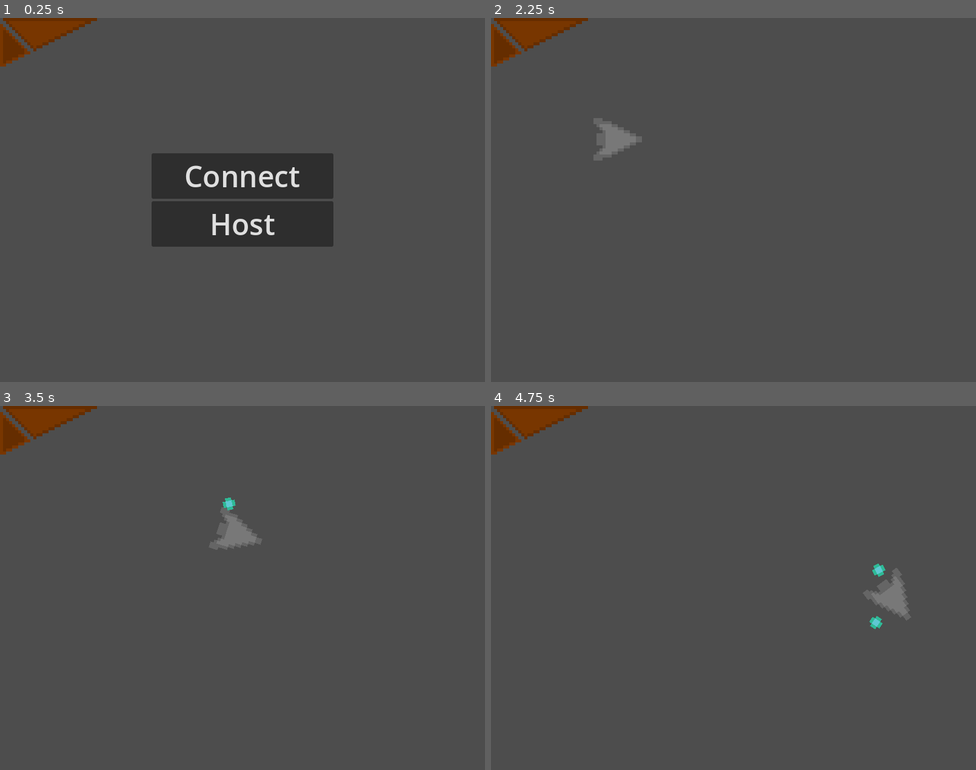
Above: before the commit, frames 1-4 (two rows, left to right).
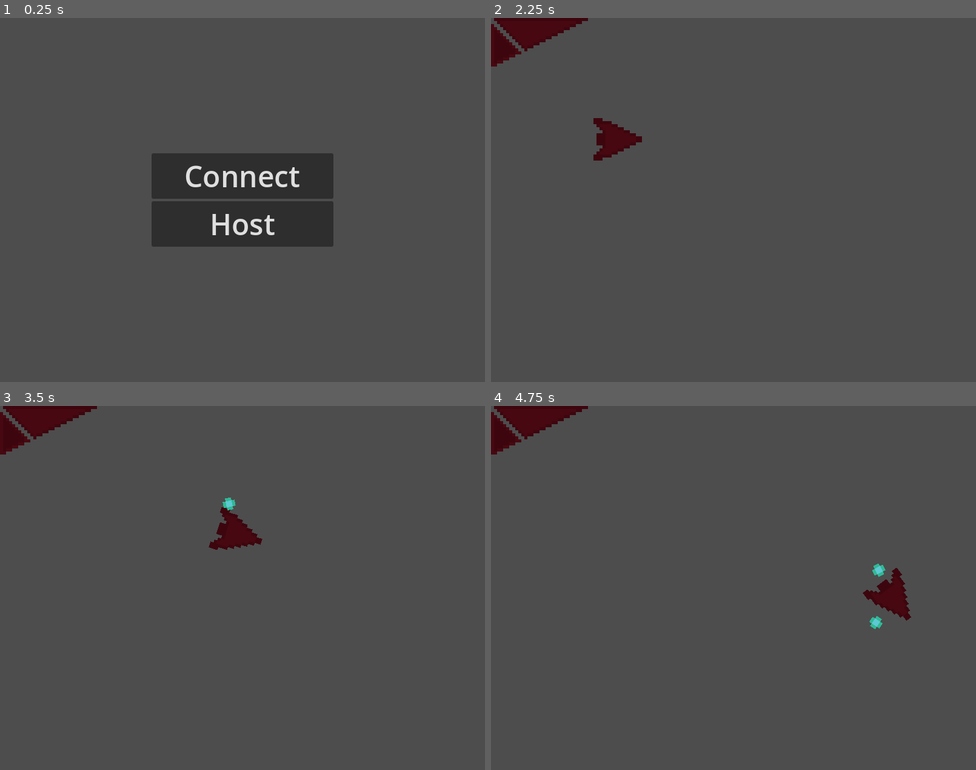
Above: after the commit, the same moments.

Repository: DeveloperMan313/godot-galactic-carnage
Game: Godot game, scene res://scenes/main.tscn
Two runs of this game, one before a commit and one after it. Both use one fixed random seed, a clock stepped at 60 frames per second and the inputs below. Before the commit the project starts from res://scenes/root.tscn.
Inputs (mouse positions are in pixels of both pictures, inside the frame that each line leads up to):
- Up to frame 1 (0.25 s): no input
- Up to frame 2 (2.25 s): tap Enter at 0.5 s; move the mouse to (840, 181) at 0.52 s; click (840, 181) at 0.67 s; click "Host" at 1.25 s; click "Host" at 2 s
- Up to frame 3 (3.5 s): move the mouse to (145, 606) at 2.77 s; click (145, 606) at 2.92 s
- Up to frame 4 (4.75 s): move the mouse to (782, 507) at 3.52 s; click (782, 507) at 3.67 s; move the mouse to (709, 660) at 4.27 s; click (709, 660) at 4.42 s

The runs differ from the first frame. In frame 1, 1.3% of the frame differs, in the area x 0-20%, y 0-14%; in frame 2, 1.9%, in the area x 0-32%, y 0-40%; in frame 3, 1.9%; in frame 4, 1.9%.

Commit message:
Make player controller work, colorize player, add simple anticheat

Diff:
--- a/project.godot
+++ b/project.godot
@@ -11,7 +11,7 @@
 [application]
 
 config/name="Galactic Carnage"
-run/main_scene="res://scenes/root.tscn"
+run/main_scene="res://scenes/main.tscn"
 config/features=PackedStringArray("4.2", "Mobile")
 config/icon="res://assets/icon.svg"
 
--- a/resources/materials/colorize.tres
+++ b/resources/materials/colorize.tres
@@ -1,7 +1,8 @@
-[gd_resource type="ShaderMaterial" load_steps=2 format=3 uid="uid://qn4avlyrnfiw"]
+[gd_resource type="ShaderMaterial" load_steps=2 format=3 uid="uid://dswv18hotsuba"]
 
 [ext_resource type="Shader" path="res://resources/materials/colorize.gdshader" id="1_su0a6"]
 
 [resource]
+resource_local_to_scene = true
 shader = ExtResource("1_su0a6")
 shader_parameter/color = Color(1, 1, 1, 1)
--- a/scenes/controllers/player_controller.tscn
+++ b/scenes/controllers/player_controller.tscn
@@ -14,6 +14,8 @@
 points = PackedVector2Array(-16, -6, -16, 8, -6.5, 3.5)
 
 [node name="PlayerController" type="Control"]
+visible = false
+material = ExtResource("1_k8bmd")
 layout_mode = 3
 anchors_preset = 15
 anchor_right = 1.0
@@ -24,7 +26,7 @@
 grow_vertical = 2
 script = ExtResource("1_pcyp0")
 
-[node name="ButtonMove" type="TouchScreenButton" parent="."]
+[node name="ButtonRotate" type="TouchScreenButton" parent="."]
 material = ExtResource("1_k8bmd")
 scale = Vector2(5, 5)
 texture_normal = ExtResource("1_56ywd")
@@ -37,3 +39,7 @@
 texture_normal = ExtResource("3_4ae4a")
 texture_pressed = ExtResource("4_kipbn")
 shape = SubResource("ConvexPolygonShape2D_1ji4m")
+
+[connection signal="pressed" from="ButtonRotate" to="." method="_on_button_rotate_pressed"]
+[connection signal="released" from="ButtonRotate" to="." method="_on_button_rotate_released"]
+[connection signal="pressed" from="ButtonShoot" to="." method="_on_button_shoot_pressed"]
--- a/scenes/root.tscn
+++ b/scenes/main.tscn
@@ -1,17 +1,39 @@
-[gd_scene load_steps=6 format=3 uid="uid://b7xwpb6f867lh"]
+[gd_scene load_steps=12 format=3 uid="uid://b7xwpb6f867lh"]
 
-[ext_resource type="PackedScene" uid="uid://pavgwd0djbid" path="res://scenes/controllers/network.tscn" id="1_j17lp"]
-[ext_resource type="Script" path="res://scripts/network.gd" id="2_8vb07"]
-[ext_resource type="PackedScene" uid="uid://dvxmsq43qax2l" path="res://scenes/controllers/player_controller.tscn" id="2_tg68u"]
-[ext_resource type="Script" path="res://scripts/ui_multiplayer.gd" id="3_7biaq"]
-[ext_resource type="PackedScene" uid="uid://drijtvn1ctpuw" path="res://scenes/objects/room.tscn" id="4_osgil"]
+[ext_resource type="Script" path="res://scripts/ui_multiplayer.gd" id="1_sb7dd"]
+[ext_resource type="Script" path="res://scripts/ui_player_controllers.gd" id="2_eu5xc"]
+[ext_resource type="PackedScene" uid="uid://dvxmsq43qax2l" path="res://scenes/controllers/player_controller.tscn" id="3_e3aig"]
+[ext_resource type="Shader" path="res://resources/materials/colorize.gdshader" id="4_3peqe"]
+[ext_resource type="PackedScene" uid="uid://pavgwd0djbid" path="res://scenes/controllers/network.tscn" id="4_4fkbw"]
+[ext_resource type="Script" path="res://scripts/network.gd" id="5_ol7es"]
+[ext_resource type="PackedScene" uid="uid://drijtvn1ctpuw" path="res://scenes/objects/room.tscn" id="6_ab8qd"]
 
-[node name="Root" type="Node"]
+[sub_resource type="ShaderMaterial" id="ShaderMaterial_syorq"]
+resource_local_to_scene = true
+shader = ExtResource("4_3peqe")
+shader_parameter/color = Color(1, 1, 1, 1)
+
+[sub_resource type="ShaderMaterial" id="ShaderMaterial_j1woc"]
+resource_local_to_scene = true
+shader = ExtResource("4_3peqe")
+shader_parameter/color = Color(1, 1, 1, 1)
+
+[sub_resource type="ShaderMaterial" id="ShaderMaterial_ulw8c"]
+resource_local_to_scene = true
+shader = ExtResource("4_3peqe")
+shader_parameter/color = Color(1, 1, 1, 1)
+
+[sub_resource type="ShaderMaterial" id="ShaderMaterial_bsv26"]
+resource_local_to_scene = true
+shader = ExtResource("4_3peqe")
+shader_parameter/color = Color(1, 1, 1, 1)
+
+[node name="Main" type="Node"]
 
 [node name="UI" type="Node" parent="."]
 
 [node name="Multiplayer" type="Node" parent="UI"]
-script = ExtResource("3_7biaq")
+script = ExtResource("1_sb7dd")
 
 [node name="OptionMenu" type="VBoxContainer" parent="UI/Multiplayer"]
 visible = false
@@ -108,13 +130,36 @@
 theme_override_font_sizes/font_size = 48
 text = "Back"
 
-[node name="PlayerController" parent="UI" instance=ExtResource("2_tg68u")]
-color = Color(1, 0.45098, 0, 1)
+[node name="PlayerControllers" type="Node" parent="UI"]
+script = ExtResource("2_eu5xc")
 
-[node name="Network" parent="." instance=ExtResource("1_j17lp")]
-script = ExtResource("2_8vb07")
+[node name="Controller0" parent="UI/PlayerControllers" instance=ExtResource("3_e3aig")]
+material = SubResource("ShaderMaterial_syorq")
 
-[node name="Room" parent="." instance=ExtResource("4_osgil")]
+[node name="Controller1" parent="UI/PlayerControllers" instance=ExtResource("3_e3aig")]
+material = SubResource("ShaderMaterial_j1woc")
+offset_left = 800.0
+offset_right = 160.0
+scale = Vector2(-1, 1)
+
+[node name="Controller2" parent="UI/PlayerControllers" instance=ExtResource("3_e3aig")]
+material = SubResource("ShaderMaterial_ulw8c")
+offset_left = 800.0
+offset_top = 600.0
+offset_right = 160.0
+offset_bottom = 80.0
+scale = Vector2(-1, -0.999999)
+
+[node name="Controller3" parent="UI/PlayerControllers" instance=ExtResource("3_e3aig")]
+material = SubResource("ShaderMaterial_bsv26")
+offset_top = 600.0
+offset_bottom = 80.0
+scale = Vector2(0.999996, -0.999999)
+
+[node name="Network" parent="." instance=ExtResource("4_4fkbw")]
+script = ExtResource("5_ol7es")
+
+[node name="Room" parent="." instance=ExtResource("6_ab8qd")]
 
 [connection signal="connect" from="UI/Multiplayer" to="Network" method="_on_ui_connect"]
 [connection signal="host" from="UI/Multiplayer" to="Network" method="_on_ui_host"]
--- a/scenes/objects/player.tscn
+++ b/scenes/objects/player.tscn
@@ -1,7 +1,8 @@
-[gd_scene load_steps=9 format=3 uid="uid://blc8dfc0kunat"]
+[gd_scene load_steps=10 format=3 uid="uid://blc8dfc0kunat"]
 
 [ext_resource type="PhysicsMaterial" uid="uid://bpmgb7j5k4ffn" path="res://resources/materials/smooth.tres" id="1_yfus1"]
 [ext_resource type="Script" path="res://scripts/player.gd" id="2_2ld3c"]
+[ext_resource type="Material" uid="uid://dswv18hotsuba" path="res://resources/materials/colorize.tres" id="3_arh65"]
 [ext_resource type="Texture2D" uid="uid://bpc8xflbut845" path="res://assets/textures/player.png" id="3_ibef5"]
 [ext_resource type="Script" path="res://scripts/ammo_indicator.gd" id="4_6jglu"]
 [ext_resource type="PackedScene" uid="uid://jah6fajt0wlt" path="res://scenes/controllers/physics_synchronizer.tscn" id="5_dm32l"]
@@ -26,6 +27,9 @@
 properties/4/path = NodePath(".:time_until_reload")
 properties/4/spawn = true
 properties/4/replication_mode = 0
+properties/5/path = NodePath(".:color")
+properties/5/spawn = true
+properties/5/replication_mode = 0
 
 [node name="Player" type="RigidBody2D"]
 physics_material_override = ExtResource("1_yfus1")
@@ -35,6 +39,7 @@
 script = ExtResource("2_2ld3c")
 
 [node name="Sprite2D" type="Sprite2D" parent="."]
+material = ExtResource("3_arh65")
 position = Vector2(5, 0)
 scale = Vector2(5, 5)
 texture = ExtResource("3_ibef5")
--- a/scripts/player.gd
+++ b/scripts/player.gd
@@ -1,3 +1,4 @@
+class_name GamePlayer
 extends RigidBody2D
 
 
@@ -12,12 +13,17 @@
 const reload_time = 1
 
 @export var id := 1
+@export var slot_idx := 0
+@export var color := Color.WHITE
 @export var ammo := 0
 @export var time_until_reload = reload_time
 
+@onready var room = $"/root/Main/Room"
 @onready var physics_synchronizer = $PhysicsSynchronizer
+@onready var player_controllers = $"/root/Main/UI/PlayerControllers"
 @onready var ammo_indicator = $AmmoIndicator
 @onready var edge_warp = $EdgeWarp
+@onready var shader_material = $Sprite2D.material
 @onready var hb_radius: float = $CollisionShape2D.shape.radius
 @onready var projectile_mass: float = projectile_scene.instantiate().mass
 
@@ -27,6 +33,7 @@
 
 
 func _ready():
+	shader_material.set_shader_parameter("color", color)
 	reload_timer.one_shot = true
 	reload_timer.timeout.connect(reload)
 	add_child(reload_timer)
@@ -35,17 +42,20 @@
 	ammo_indicator.init_ammo_indicator(self, ammo, max_ammo)
 	set_process_input(multiplayer.get_unique_id() == id)
 	set_process(multiplayer.is_server())
+	if multiplayer.get_unique_id() == id:
+		player_controllers.bind_controller_to_player(self)
 
 
-func _input(event):
-	if event is InputEventMouseButton:
-		if event.button_index == 1:
-			if event.pressed:
-				start_rotation.rpc()
-			else:
-				stop_rotation.rpc()
-		elif event.button_index == 2 and event.pressed:
-				shoot.rpc()
+func _on_player_controller_rotation_start():
+	start_rotation.rpc()
+
+
+func _on_player_controller_rotation_stop():
+	stop_rotation.rpc()
+
+
+func _on_player_controller_shoot():
+	shoot.rpc()
 
 
 func _process(_delta):
@@ -65,18 +75,32 @@
 		- friction * linear_velocity)
 
 
+func catch_cheater() -> bool:
+	var remote_id := multiplayer.get_remote_sender_id()
+	if remote_id != id:
+		multiplayer.multiplayer_peer.disconnect_peer(remote_id)
+		return true
+	return false
+
+
 @rpc("any_peer", "call_local", "reliable")
 func start_rotation() -> void:
+	if catch_cheater():
+		return
 	ang_vel = rot_dir * rot_speed
 
 
 @rpc("any_peer", "call_local", "reliable")
 func stop_rotation() -> void:
+	if catch_cheater():
+		return
 	ang_vel = 0
 
 
 @rpc("any_peer", "call_local", "reliable")
 func shoot() -> void:
+	if catch_cheater():
+		return
 	reload_timer.start(reload_time)
 	if ammo == 0:
 		return
--- a/scripts/player_controller.gd
+++ b/scripts/player_controller.gd
@@ -1,9 +1,39 @@
 extends Control
 
 
-@export var color: Color
+signal rotation_start
+signal rotation_stop
+signal shoot
 
-@onready var button_move = $ButtonMove
+@onready var shader_material = $ButtonRotate.material
 
-func _ready():
-	button_move.material.set_shader_parameter("color", color)
+
+func bind_to_player(player: GamePlayer):
+	rotation_start.connect(player._on_player_controller_rotation_start)
+	rotation_stop.connect(player._on_player_controller_rotation_stop)
+	shoot.connect(player._on_player_controller_shoot)
+	shader_material.set_shader_parameter("color", player.color)
+	show()
+
+
+func _input(event):
+	if event is InputEventMouseButton:
+		if event.button_index == 1:
+			if event.pressed:
+				rotation_start.emit()
+			else:
+				rotation_stop.emit()
+		elif event.button_index == 2 and event.pressed:
+				shoot.emit()
+
+
+func _on_button_rotate_pressed():
+	rotation_start.emit()
+
+
+func _on_button_rotate_released():
+	rotation_stop.emit()
+
+
+func _on_button_shoot_pressed():
+	shoot.emit()
--- a/scripts/room.gd
+++ b/scripts/room.gd
@@ -1,4 +1,5 @@
 extends Node
+
 
 signal match_started
 
@@ -12,6 +13,7 @@
 	player.id = id
 	player.name = str(id)
 	player.position = Vector2(200, 200)
+	player.color = Color(randf(), randf(), randf())
 	map.add_child(player, true)
 
 
--- /dev/null
+++ b/scripts/ui_player_controllers.gd
@@ -0,0 +1,10 @@
+extends Node
+
+
+@onready var controllers = [$Controller0, $Controller1, $Controller2, $Controller3]
+
+
+func bind_controller_to_player(player: GamePlayer):
+	var slot_idx = player.slot_idx
+	assert(0 <= slot_idx and slot_idx <= 3)
+	controllers[slot_idx].bind_to_player(player)
Not shown: 1 places in scenes/controllers/player_controller.tscn that only renumber resources
